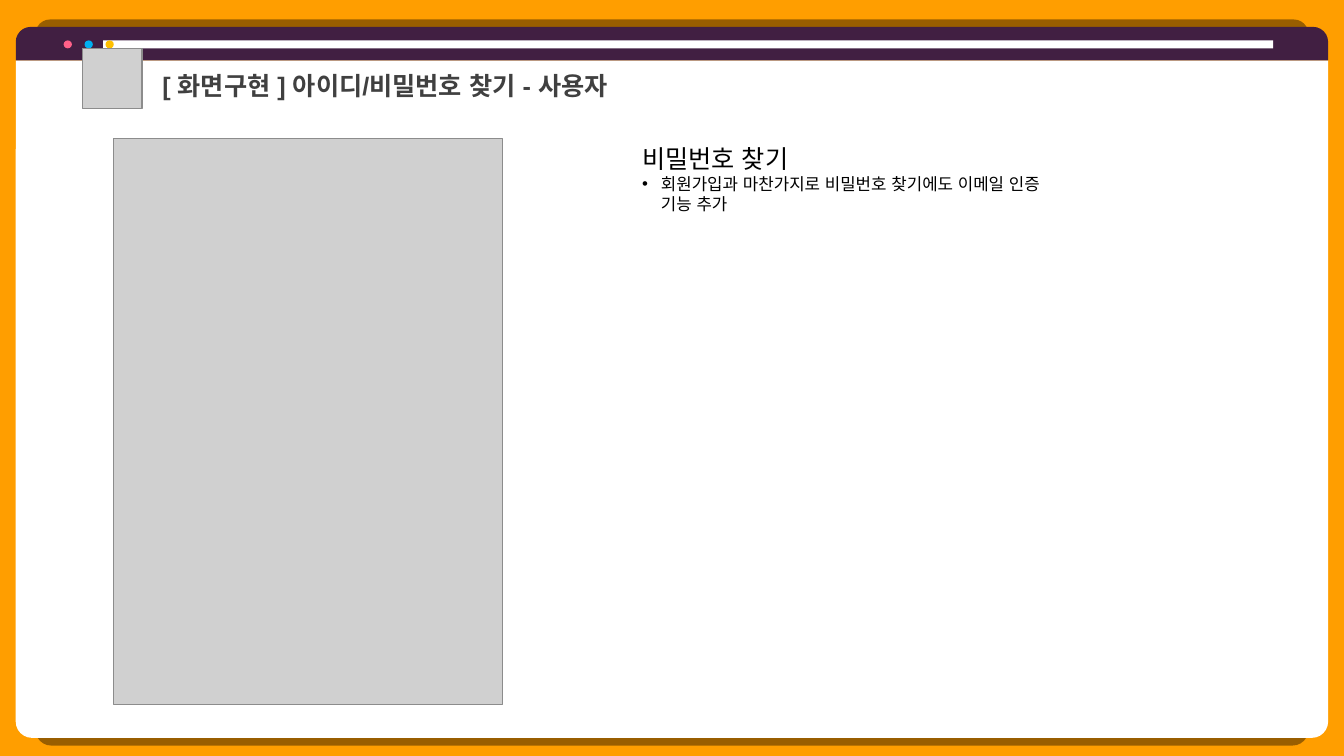
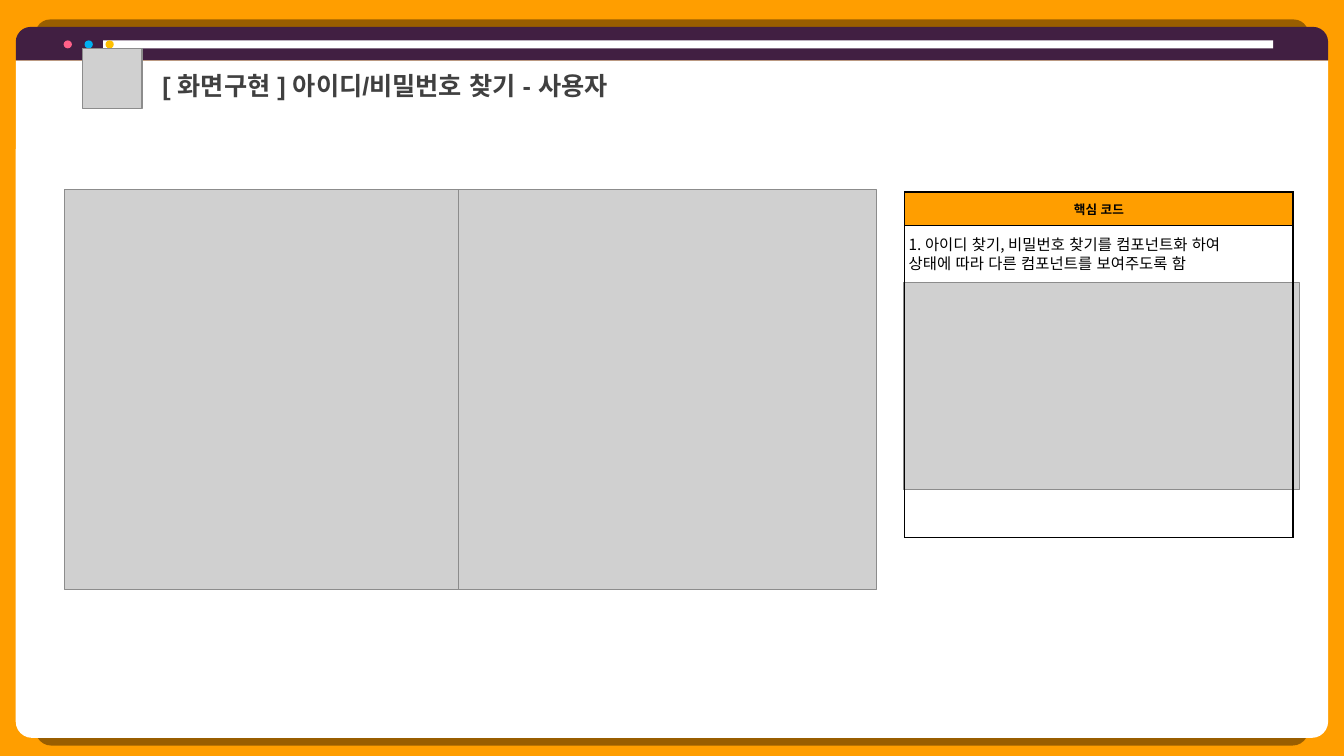
Before and after one commit to hhsw07/ezen-academy-projects, a slide deck: slide 21 of 0 발표용 파워포인트/project06 - 파워포인트 종합 - 형준.pptx (slide 19 before the commit). Drawn at 1344x756 pixels with LibreOffice and Linux fonts; fonts in the diff are those of the drawing; grey boxes stand for pictures. Boxes give left, top, right and bottom in pixels: in the first picture for what was removed or moved away, otherwise in the second. Text is boxed around its words. In the diff, an @@ line names an element or a change of style, - is before the commit and + after.

```diff
--- a/0 발표용 파워포인트/project06 - 파워포인트 종합 - 형준.pptx
+++ b/0 발표용 파워포인트/project06 - 파워포인트 종합 - 형준.pptx
@@ text removed at <box>642,147,1040,212</box> @@
-비밀번호 찾기
-• 회원가입과 마찬가지로 비밀번호 찾기에도 이메일 인증 기능 추가
@@ picture: place and size @@
-picture at <box>114,139,503,705</box>
+picture at <box>65,190,479,590</box>
@@ picture added at <box>459,190,877,590</box> @@
@@ table added at <box>905,192,1294,537</box>, 2 rows, 1 columns @@
+핵심 코드
+
@@ text added at <box>909,237,1220,271</box>, 11 pt, text #000000 @@
+1. 아이디 찾기, 비밀번호 찾기를 컴포넌트화 하여 상태에 따라 다른 컴포넌트를 보여주도록 함
@@ picture added at <box>903,282,1300,489</box> @@
```
Also in this commit, not shown: 15 other slides changed, 8 slides added, 22 slides removed, 12 other files.
